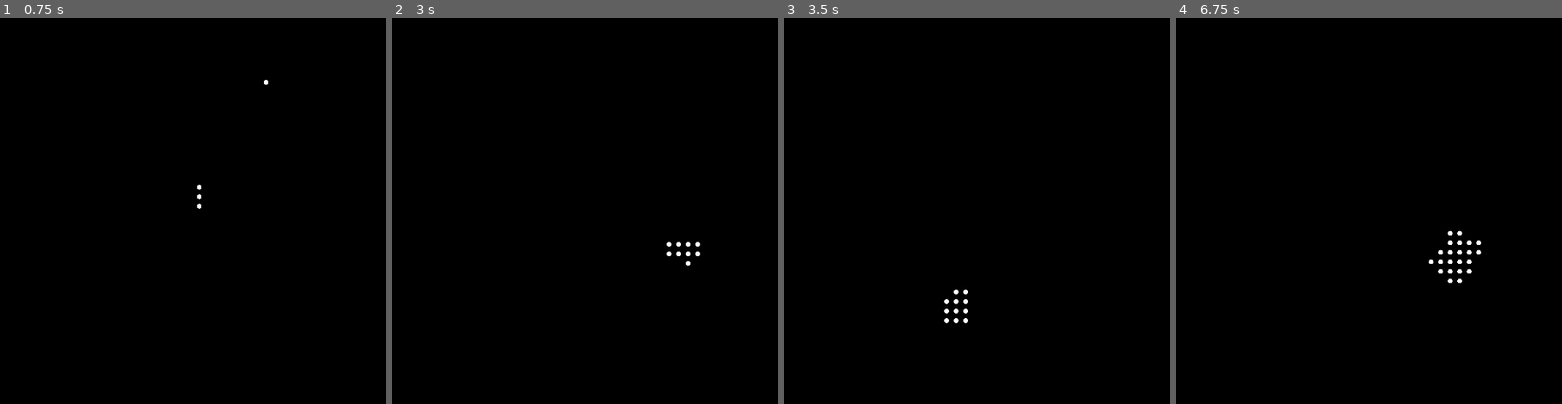
Above: before the commit, frames 1-4 (left to right).
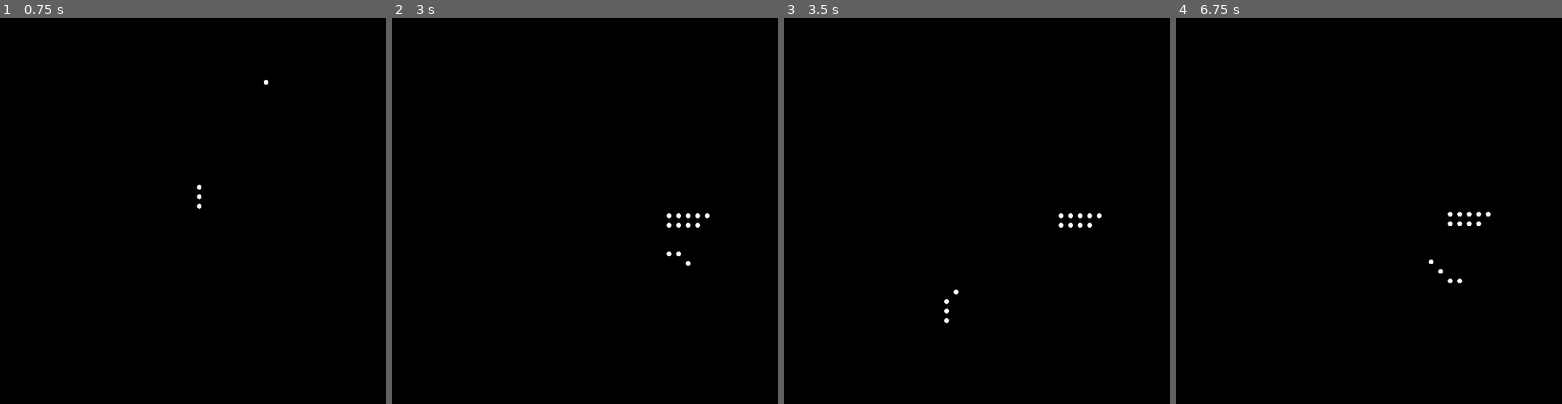
Above: after the commit, the same moments.

Repository: timvisee/38c3-dots
Game: Godot game, scene res://scenes/main.tscn
Two runs of this game, one before a commit and one after it. Both use one fixed random seed, a clock stepped at 60 frames per second and the inputs below.
Inputs:
- Up to frame 1 (0.75 s): hold L (move_right) from 0.53 s (still down); hold Space (story_next) from 0.53 s (still down)
- Up to frame 2 (3 s): release L (move_right) at 1.28 s; release Space (story_next) at 1.28 s; hold J (move_down) 1.28-2.03 s; tap . (random_dots) at 1.35 s; tap Space (story_next) at 1.55, 2.85 s; hold L (move_right) 2.03-2.78 s; hold Space (story_next) 2.03-2.78 s; tap Enter at 2.75 s; hold K (move_up) from 2.78 s (still down)
- Up to frame 3 (3.5 s): keep holding K (move_up)
- Up to frame 4 (6.75 s): release K (move_up) at 3.53 s; hold Space (story_next) 3.53-4.28 s; hold H (move_left) 3.53-5.03 s; tap . (random_dots) at 3.6, 5.85 s; tap Space (story_next) at 4.35, 6.05 s; hold J (move_down) 5.03-5.78 s; hold Space (story_next) 5.03-5.78 s; hold L (move_right) 5.78-6.53 s; tap R (reset) at 6.5 s; hold K (move_up) from 6.53 s (still down); hold Space (story_next) from 6.53 s (still down)

Frame 1 is identical in both runs. In frame 2, 0.2% of the frame differs, in the area x 71-83%, y 50-62%; in frame 3, 0.2%; in frame 4, 0.4%, in the area x 67-82%, y 50-67%.

Commit message:
Fix not handling user frame counter correctly

Diff:
--- a/scripts/StoryRunner.gd
+++ b/scripts/StoryRunner.gd
@@ -24,7 +24,7 @@
 func _process(_delta):
 	if self.single_story == null:
 		if self.story != null && self.story.has_method("_is_done"):
-			if story._is_done(frame):
+			if story._is_done(user_frame):
 				self.next_story();
 		elif Time.get_ticks_msec() - self.story_start > STORY_INTERVAL_MSEC:
 			self.next_story();
@@ -69,6 +69,7 @@
 	self.story = script;
 	self.story_start = Time.get_ticks_msec();
 
+	self.user_frame = 0;
 	self.story.grid = self.grid;
 	self.story.width = self.grid.WIDTH;
 	self.story.height = self.grid.HEIGHT;
